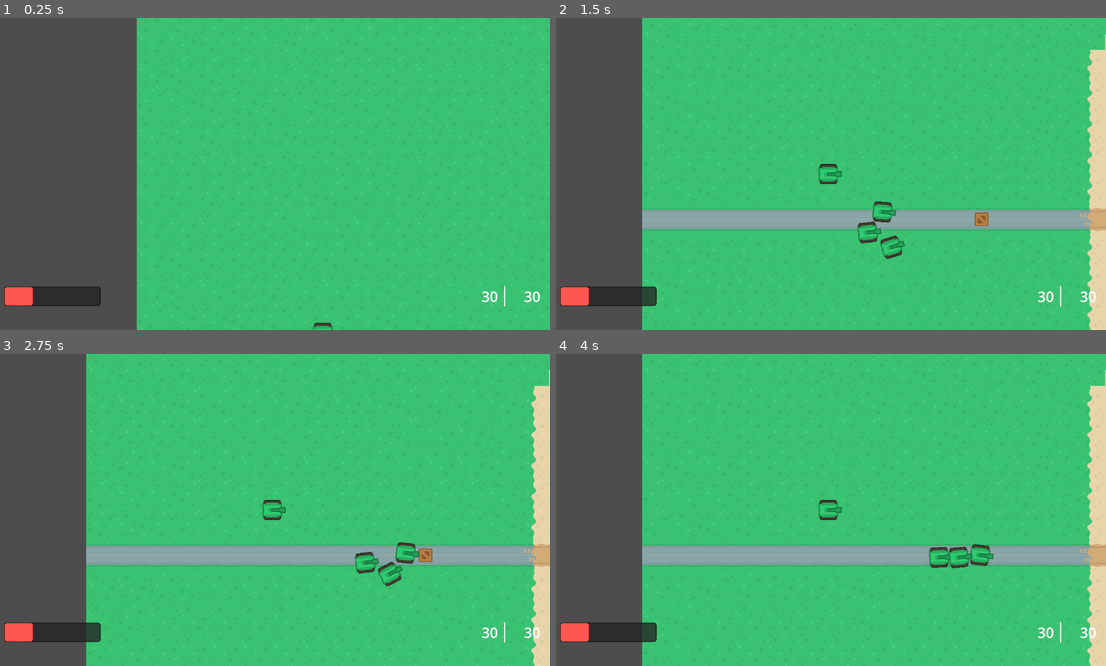
Above: before the commit, frames 1-4 (two rows, left to right).
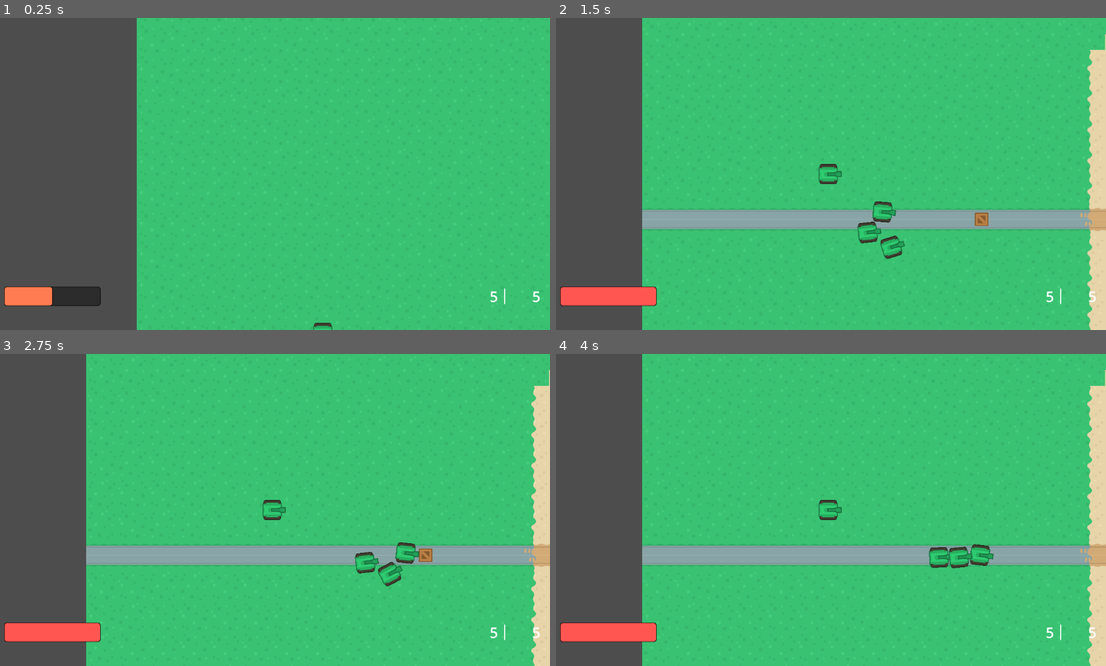
Above: after the commit, the same moments.

Repository: BrianMosbeux/Steel_Storm
Game: Godot game, scene res://scenes/main.tscn
The game is run twice, just before and just after one commit, with the same random seed, the same clock (stepped at 60 frames per second) and the same inputs.
Inputs:
- Up to frame 1 (0.25 s): no input
- Up to frame 2 (1.5 s): no input
- Up to frame 3 (2.75 s): no input
- Up to frame 4 (4 s): no input

The runs differ from the first frame. In frame 1, 0.6% of the frame differs, in the area x 0-99%, y 85-93%; in frame 2, 0.8%, in the area x 5-99%, y 85-93%; in frame 3, 0.8%; in frame 4, 0.8%.

Commit message:
Connet the HUD with the game
Add player_health_changed signal to player and emit it on handle_hit() function
Add weapon_ammo_count_changed signal to the weapon and emit it in the current_amo set() function
Connect both signal in hud.gd set_player() function
Create function in hug.gd to set HealthBar, CurrentAmmoLabel, and MaxAmmoLabel values/text
Create tween for smoother health bar transition
Call the hud.gd set_player() function in the map_ai.gd script when spawing player

Diff:
--- a/scenes/hud.tscn
+++ b/scenes/hud.tscn
@@ -1,4 +1,6 @@
-[gd_scene load_steps=4 format=3 uid="uid://cmpvdm5t2grj2"]
+[gd_scene load_steps=5 format=3 uid="uid://cmpvdm5t2grj2"]
+
+[ext_resource type="Script" path="res://scripts/hud.gd" id="1_s3em6"]
 
 [sub_resource type="StyleBoxFlat" id="StyleBoxFlat_mw0hs"]
 bg_color = Color(0.137255, 0.137255, 0.137255, 0.776471)
@@ -13,7 +15,7 @@
 corner_radius_bottom_left = 5
 
 [sub_resource type="StyleBoxFlat" id="StyleBoxFlat_ilidu"]
-bg_color = Color(1, 0.337605, 0.322643, 1)
+bg_color = Color(1, 0.337255, 0.321569, 1)
 border_width_left = 1
 border_width_top = 1
 border_width_right = 1
@@ -32,6 +34,7 @@
 expand_margin_bottom = 1.0
 
 [node name="HUD" type="CanvasLayer"]
+script = ExtResource("1_s3em6")
 
 [node name="MarginContainer" type="MarginContainer" parent="."]
 anchors_preset = 15
@@ -67,7 +70,6 @@
 size_flags_vertical = 4
 theme_override_styles/background = SubResource("StyleBoxFlat_mw0hs")
 theme_override_styles/fill = SubResource("StyleBoxFlat_ilidu")
-value = 30.0
 show_percentage = false
 
 [node name="CurrentAmmoLabel" type="Label" parent="MarginContainer/Rows/BottomRow"]
@@ -77,7 +79,7 @@
 text = "30"
 
 [node name="VSeparator" type="VSeparator" parent="MarginContainer/Rows/BottomRow"]
-custom_minimum_size = Vector2(20, 40)
+custom_minimum_size = Vector2(20, 30)
 layout_mode = 2
 size_flags_vertical = 4
 theme_override_styles/separator = SubResource("StyleBoxFlat_lxr2d")
--- /dev/null
+++ b/scripts/hud.gd
@@ -0,0 +1,39 @@
+extends CanvasLayer
+
+
+@onready var health_bar = $MarginContainer/Rows/BottomRow/HealthBar
+@onready var current_ammo_label = $MarginContainer/Rows/BottomRow/CurrentAmmoLabel
+@onready var max_ammo_label = $MarginContainer/Rows/BottomRow/MaxAmmoLabel
+
+
+var player: Player
+var health_tween: Tween
+
+func set_player(player: Player):
+	self.player = player
+	set_new_health_bar_value(player.health.health)
+	set_new_current_ammo_label_value(player.weapon.current_ammo)
+	set_new_max_ammo_label_value(player.weapon.max_ammo)
+	player.connect("player_health_changed", set_new_health_bar_value)
+	player.weapon.connect("weapon_ammo_count_changed", set_new_current_ammo_label_value)
+
+func set_new_health_bar_value(new_health: int):
+	var origina_color: Color = Color("#ff5652")
+	var transition_color: Color = Color("#ff8952")
+	var bar_style = health_bar.get("theme_override_styles/fill")
+	if health_tween:
+		health_tween.kill()
+	health_tween = create_tween()
+	health_tween.tween_property(health_bar, "value", new_health, 0.5)
+	health_tween.set_parallel()
+	health_tween.tween_property(bar_style, "bg_color", transition_color, 0.2)
+	health_tween.tween_property(bar_style, "bg_color", origina_color, 0.2).set_delay(0.2)
+
+	#print(health_bar.value)
+	#health_bar.value = new_health
+
+func set_new_current_ammo_label_value(new_current_ammo: int):
+	current_ammo_label.text = str(new_current_ammo)
+
+func set_new_max_ammo_label_value(new_max_ammo: int):
+	max_ammo_label.text = str(new_max_ammo)
--- a/scripts/map_ai.gd
+++ b/scripts/map_ai.gd
@@ -23,6 +23,7 @@
 @onready var unit_container = $UnitContainer
 @onready var respawn_timer = $RespawnTimer
 @onready var camera_2d = $"../Camera2D"
+@onready var hud = $"../HUD"
 
 
 func initialize(capturable_bases: Array, respawn_points: Array):
@@ -79,6 +80,7 @@
 		add_child(player_instance)
 		player_instance.connect("died", handle_unit_death)
 		player_instance.set_camera_transform(camera_2d.get_path())
+		hud.set_player(player_instance)
 	else:
 		var unit_instance = Unit.instantiate()
 		unit_instance.global_position = respawn_point.global_position
--- a/scripts/player.gd
+++ b/scripts/player.gd
@@ -3,6 +3,7 @@
 
 
 signal died
+signal player_health_changed(new_health)
 
 @onready var weapon = $Weapon
 @onready var health = $Health
@@ -75,7 +76,7 @@
 
 func handle_hit():
 	health.health -= 20
-	print(health.health)
+	player_health_changed.emit(health.health)
 	if health.health <= 0:
 		#global_position = start_position
 		#health.health = 100
--- a/scripts/weapon.gd
+++ b/scripts/weapon.gd
@@ -2,6 +2,7 @@
 class_name Weapon
 
 
+signal weapon_ammo_count_changed(new_ammo_count)
 signal weapon_out_of_ammo
 
 
@@ -9,7 +10,14 @@
 
 
 var max_ammo: int = 5
-var current_ammo: int = max_ammo
+var current_ammo: int = max_ammo:
+	set(new_ammo_count):
+		var actual_ammo = clamp(new_ammo_count, 0, max_ammo)
+		if current_ammo != actual_ammo:
+			current_ammo = actual_ammo
+			if current_ammo == 0:
+				weapon_out_of_ammo.emit()
+			weapon_ammo_count_changed.emit(current_ammo)
 
 
 @onready var end_of_gun = $EndOfGun
@@ -32,5 +40,3 @@
 		weapon_cooldown.start()
 		animation_player.play("muzzle_flash")
 		current_ammo -= 1
-		if current_ammo == 0:
-			weapon_out_of_ammo.emit()
